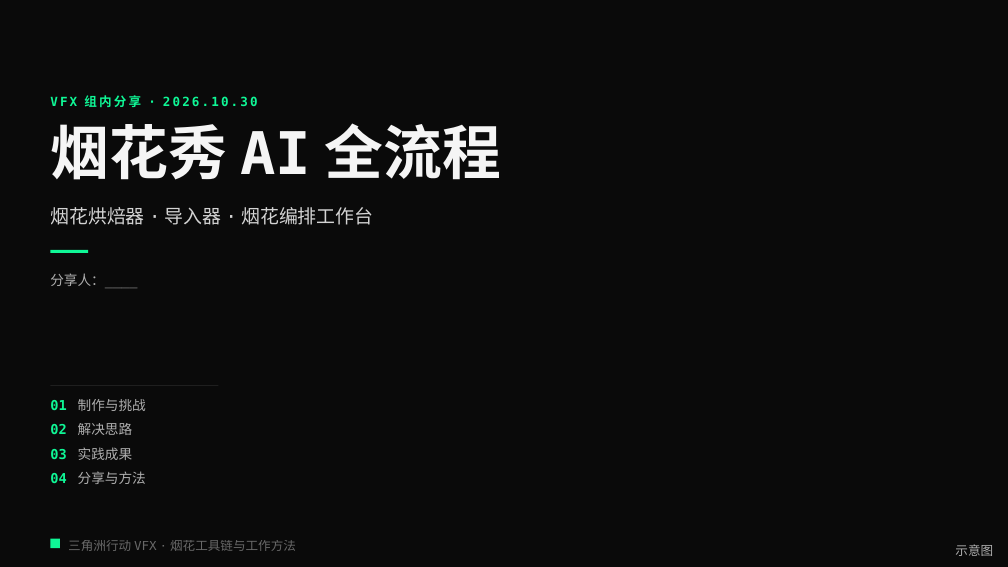
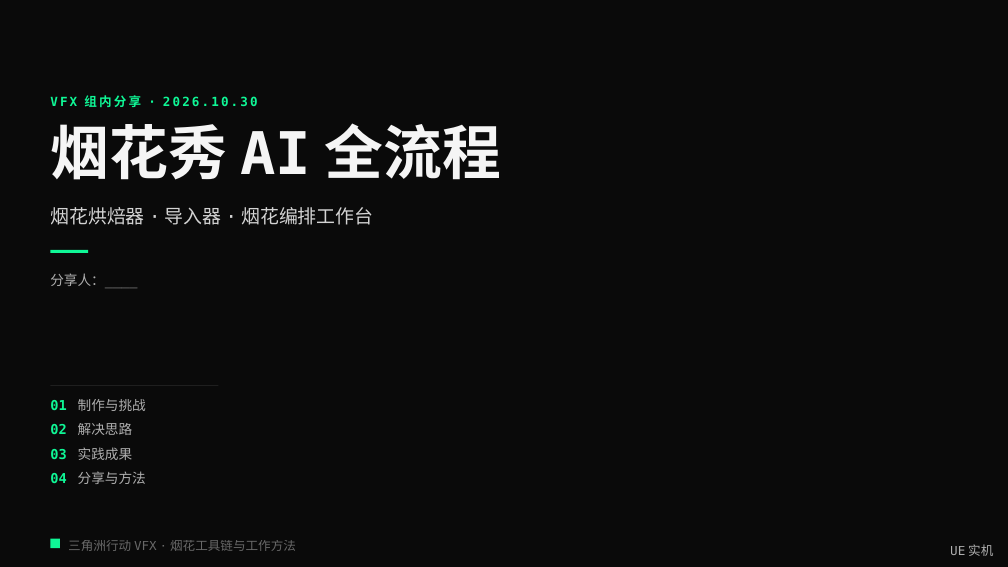
Before and after one commit to loccmaiii-lang/FireWorksLab, a slide deck: slide 1 of 协作/提示词/分享PPT交接_2026-10-29/第四版交付_云端/烟花秀AI全流程_第四版v2.pptx. Drawn at 1008x567 pixels with LibreOffice and Linux fonts; fonts in the diff are those of the drawing; background and template pictures are left out. Boxes give left, top, right and bottom in pixels: in the first picture for what was removed or moved away, otherwise in the second. Text is boxed around its words. In the diff, an @@ line names an element or a change of style, - is before the commit and + after.

```diff
--- a/协作/提示词/分享PPT交接_2026-10-29/第四版交付_云端/烟花秀AI全流程_第四版v2.pptx
+++ b/协作/提示词/分享PPT交接_2026-10-29/第四版交付_云端/烟花秀AI全流程_第四版v2.pptx
@@ rectangle: place and size @@
-rectangle at (948,540,1002,561)
+rectangle at (942,540,1002,561)
@@ text at (950,544,993,556): text changed @@
-示意图
+UE 实机
```
Also in this commit, not shown: 7 other files.
